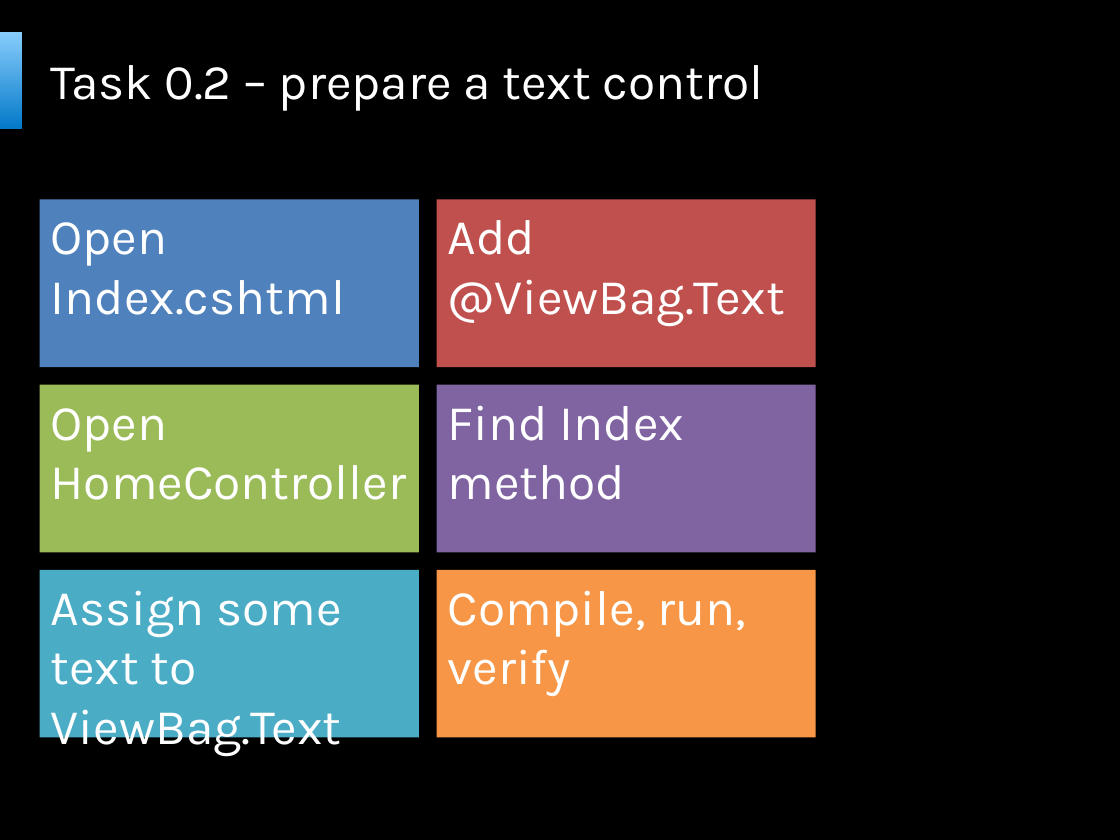
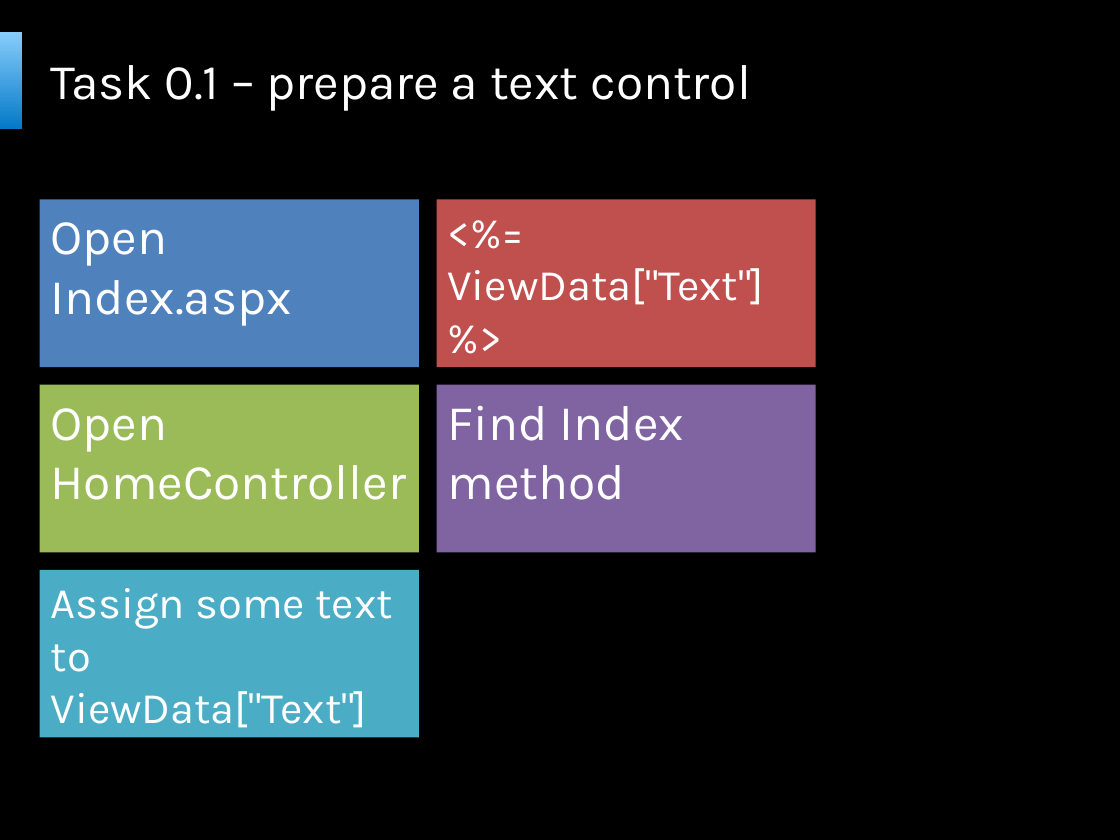
Before and after one commit to bartekwasielak/Presentation, a slide deck: slide 22 of Programming Made Easy.pptx (slide 23 before the commit). Drawn at 1120x840 pixels with LibreOffice and Linux fonts; fonts in the diff are those of the drawing; background and template pictures are left out. Boxes give left, top, right and bottom in pixels: in the first picture for what was removed or moved away, otherwise in the second. Text is boxed around its words. In the diff, an @@ line names an element or a change of style, - is before the commit and + after.

```diff
--- a/Programming Made Easy.pptx
+++ b/Programming Made Easy.pptx
@@ title at [51,65,751,111]: text changed @@
-Task 0.2 – prepare a text control
+Task 0.1 – prepare a text control
@@ text at [51,222,292,326]: text changed @@
-Open Index.cshtml
+Open Index.aspx
@@ text at [448,268,764,305]: text changed; size 32 to 28 pt @@
-Add @ViewBag.Text
+<%= ViewData["Text"] %>
@@ text at [51,588,392,728]: text changed; size 32 to 28 pt @@
-Assign some text to ViewBag.Text
+Assign some text to ViewData["Text"]
@@ text removed at [437,570,816,738] @@
-Compile, run, verify
```
Also in this commit, not shown: 12 other slides changed, 1 slide added, 1 slide removed, 1 other file.
